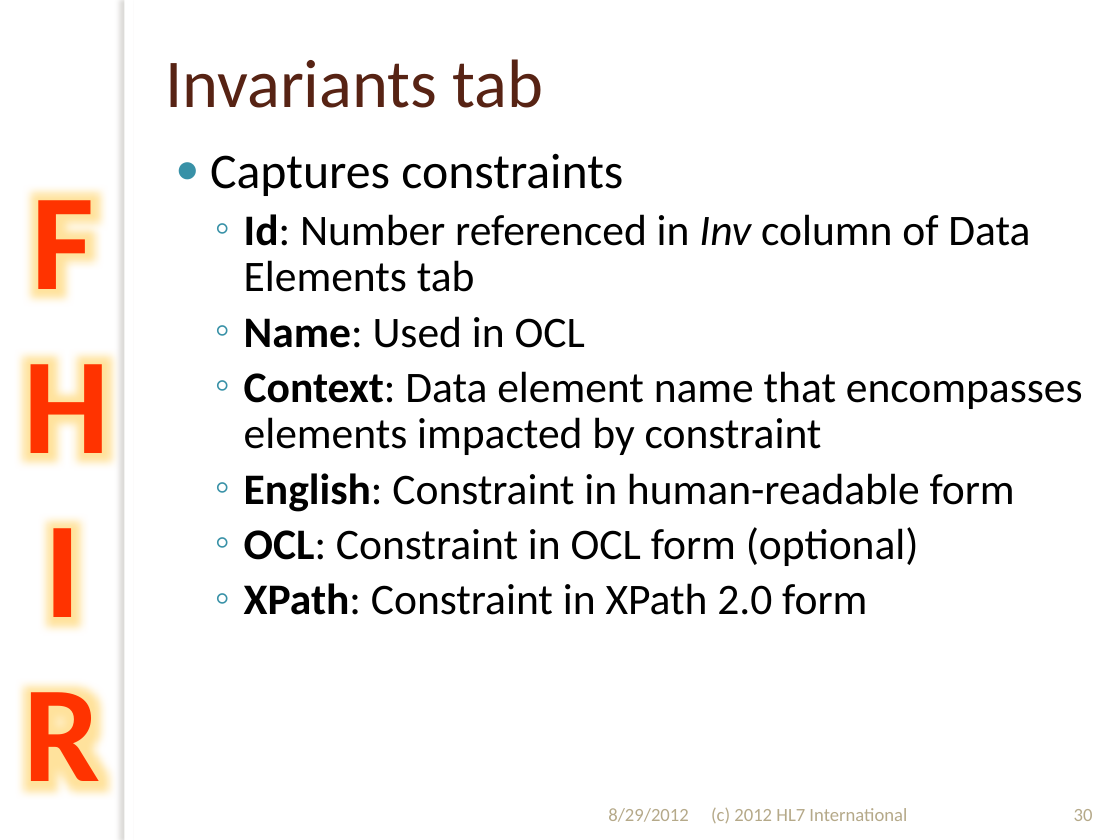
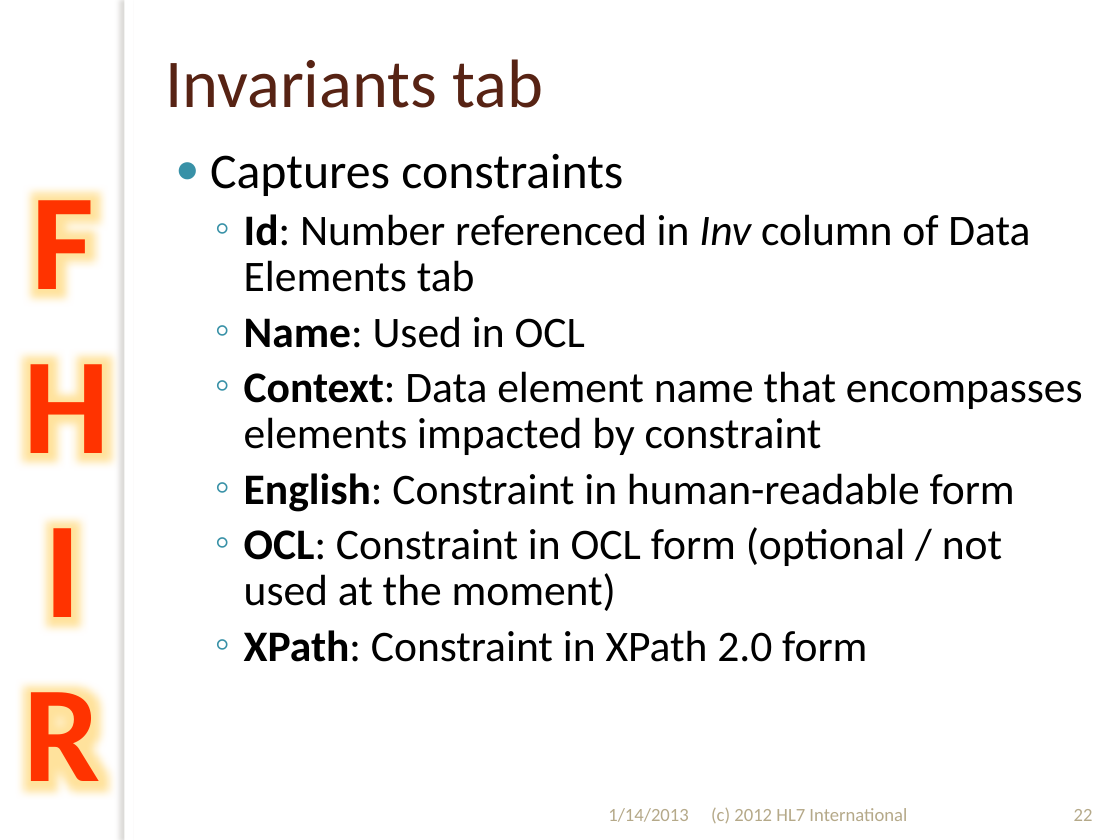
Before and after one commit to vista-novo/fhir, a slide deck: slide 22 of presentations/2012-Sept/201209 WGM Hands on with FHIR.pptx (slide 30 before the commit). Drawn at 1120x840 pixels with LibreOffice and Linux fonts; fonts in the diff are those of the drawing; background and template pictures are left out. Boxes give left, top, right and bottom in pixels: in the first picture for what was removed or moved away, otherwise in the second. Text is boxed around its words. In the diff, an @@ line names an element or a change of style, - is before the commit and + after.

```diff
--- a/presentations/2012-Sept/201209 WGM Hands on with FHIR.pptx
+++ b/presentations/2012-Sept/201209 WGM Hands on with FHIR.pptx
@@ text at [244, 527, 1002, 611]: text changed @@
-  ◦ OCL: Constraint in OCL form (optional)
+  ◦ OCL: Constraint in OCL form (optional / not used at the moment)
@@ text at [608, 808, 689, 822]: text changed @@
-8/29/2012
+1/14/2013
@@ page number at [1074, 809, 1093, 821]: text changed @@
-30
+22
```
Also in this commit, not shown: 47 other slides changed, 17 slides removed, 13 other files.
